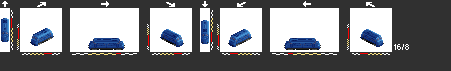
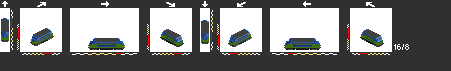
Layers edited between the first and the second w=451, h=71 image:
added layer "vltjmx1" above "dsbmx2" over [1, 19, 383, 49]
